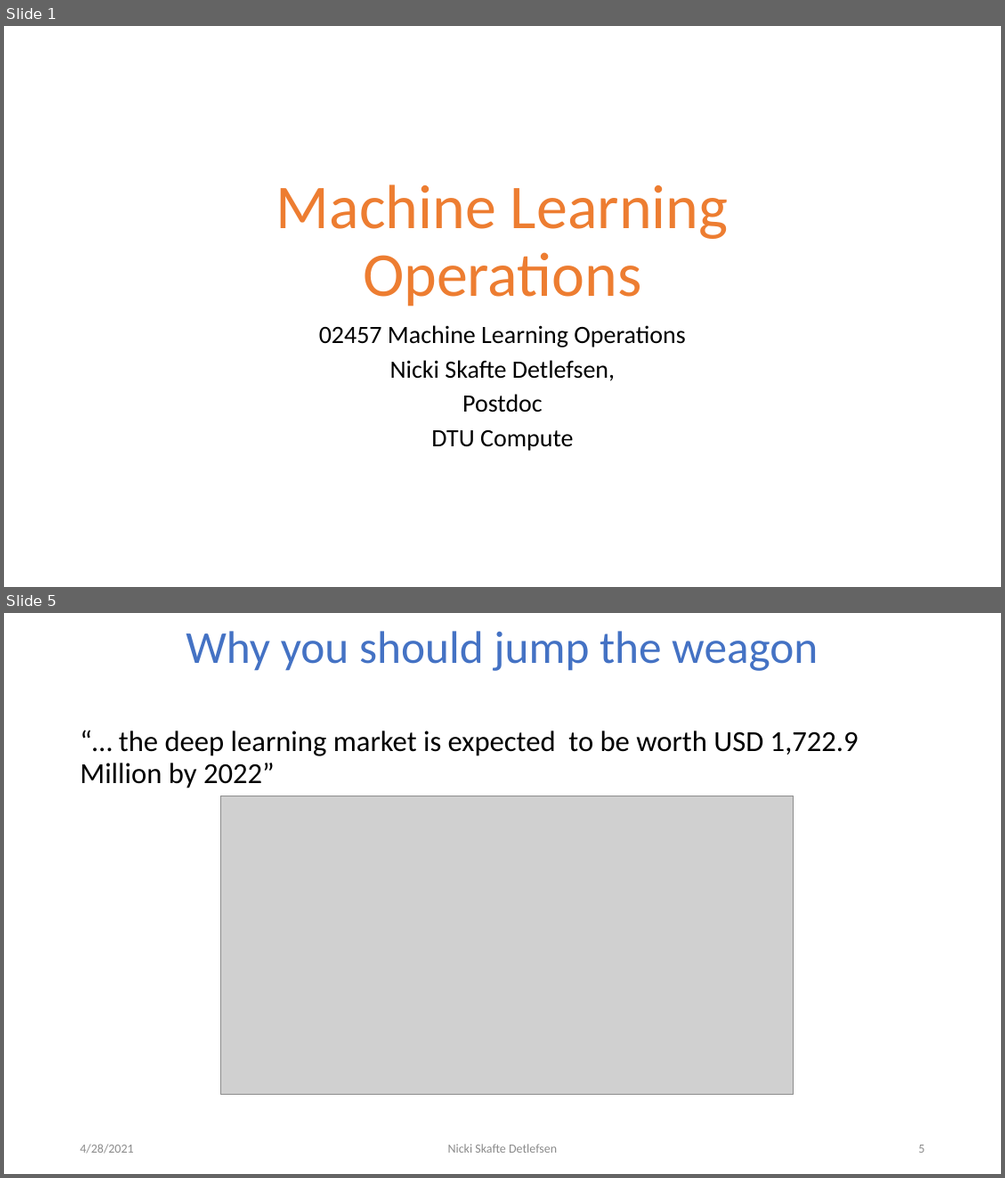
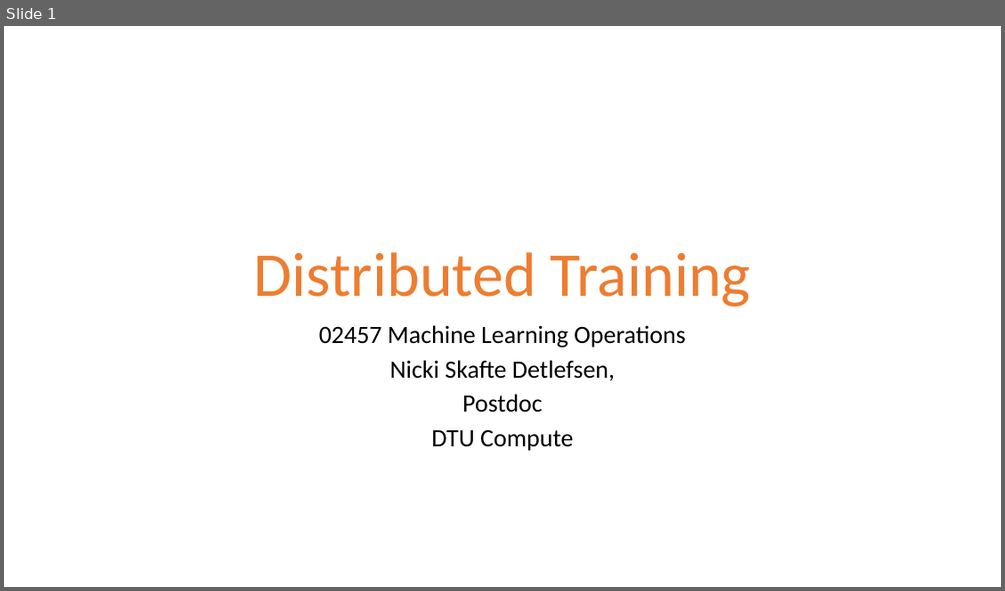
Before and after one commit to DeepEasterbunny/dtu_mlops, a slide deck: 7_distributed_training/DistributedTraining.pptx. Shown one above the other, each under a label of ours: slides 1 and 5 before the commit, slide 1 after it; the slides between them are not shown. The pictures are 1005x1178 and 1005x591 pixels, drawn with LibreOffice and Linux fonts; fonts in the diff are those of the drawing; grey boxes stand for pictures; background and template pictures are left out. Boxes give left, top, right and bottom in pixels: in the first picture for what was removed or moved away, otherwise in the second. Text is boxed around its words. In the diff, an @@ line names an element or a change of style, - is before the commit and + after.

```diff
--- a/7_distributed_training/DistributedTraining.pptx
+++ b/7_distributed_training/DistributedTraining.pptx
@@ slide 5 removed at (4,613,1001,1174), background #FFFFFF @@
@@ title removed at (186,631,817,671) @@
-Why you should jump the weagon
@@ text removed at (80,730,858,788) @@
-“… the deep learning market is expected to be worth USD 1,722.9 Million by 2022”
@@ picture removed at (221,795,793,1094) @@
@@ text removed at (80,1143,133,1153) @@
-4/28/2021
@@ text removed at (448,1143,557,1152) @@
-Nicki Skafte Detlefsen
@@ page number removed at (918,1144,924,1152) @@
-5
@@ slide 1 changed as well @@
@@ title at (254,252,751,306): text changed @@
-Machine Learning Operations
+Distributed Training
```
Also in this commit, not shown: 4 other slides changed, 5 slides added, 2 other slides removed, 4 other files.
